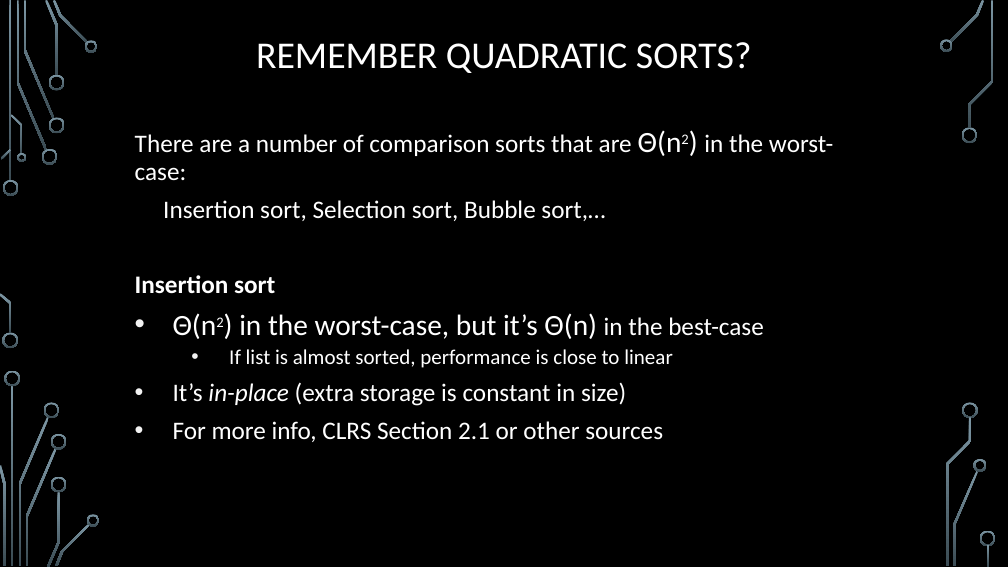
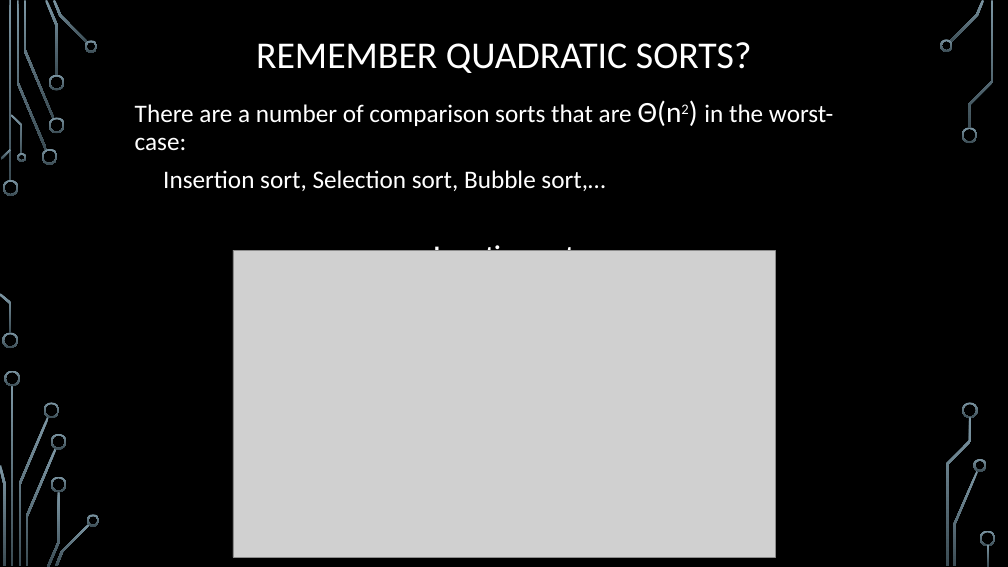
Before and after one commit to markfloryan/dsa2, a slide deck: slide 29 of slides/00-Review.pptx (slide 28 before the commit). Drawn at 1008x567 pixels with LibreOffice and Linux fonts; fonts in the diff are those of the drawing; grey boxes stand for pictures; background and template pictures are left out. Boxes give left, top, right and bottom in pixels: in the first picture for what was removed or moved away, otherwise in the second. Text is boxed around its words. In the diff, an @@ line names an element or a change of style, - is before the commit and + after.

```diff
--- a/slides/00-Review.pptx
+++ b/slides/00-Review.pptx
@@ text "There are a number of ...": place and size @@
-text "There are a number of ..." at [135,130,833,442]
+text "There are a number of ..." at [135,100,833,251]
@@ picture added at [233,250,775,558] @@
@@ text at [434,242,574,251]: alignment left to centre @@
@@ text at [173,313,764,442]: paragraphs removed @@
-• Θ(n2) in the worst-case, but it’s Θ(n) in the best-case
-  • If list is almost sorted, performance is close to linear
-• It’s in-place (extra storage is constant in size)
-• For more info, CLRS Section 2.1 or other sources
```
Also in this commit, not shown: 8 other slides changed, 6 slides added, 5 slides removed, 2 other files.
